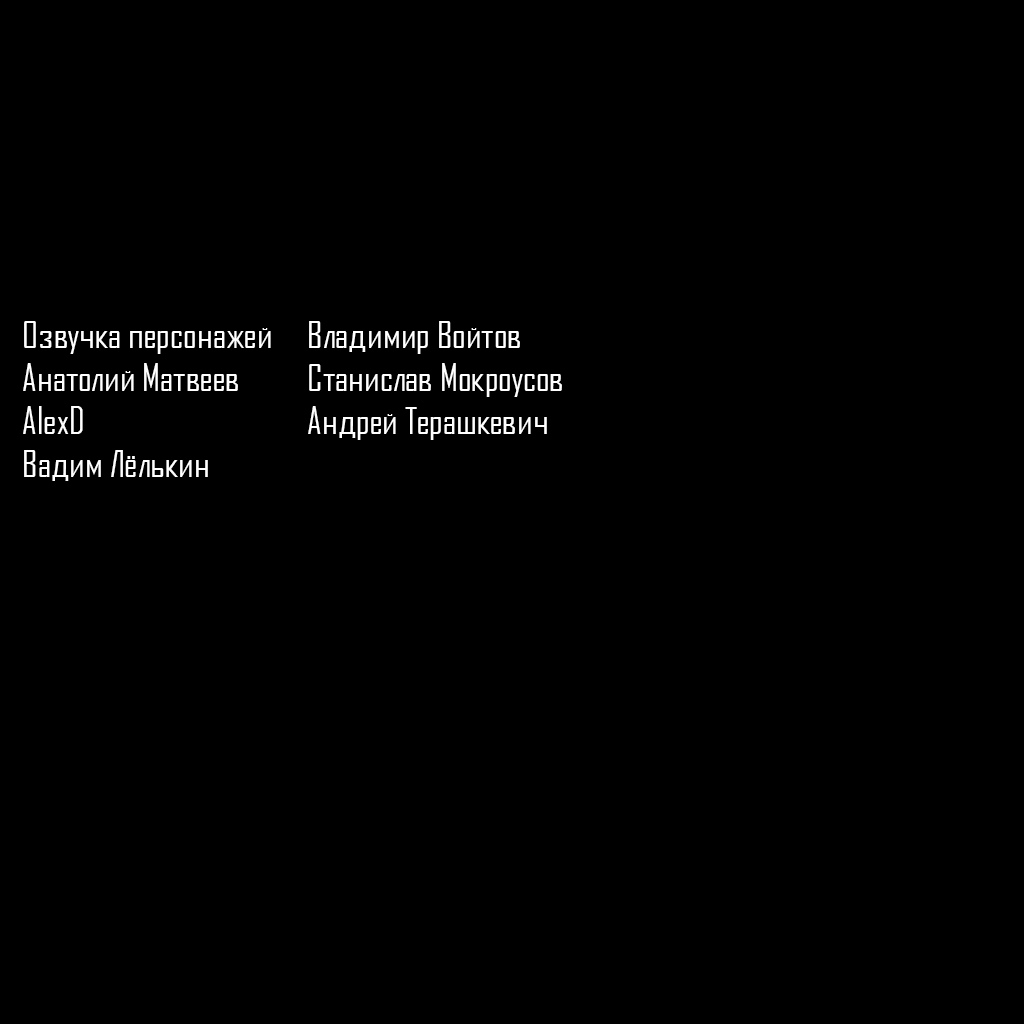
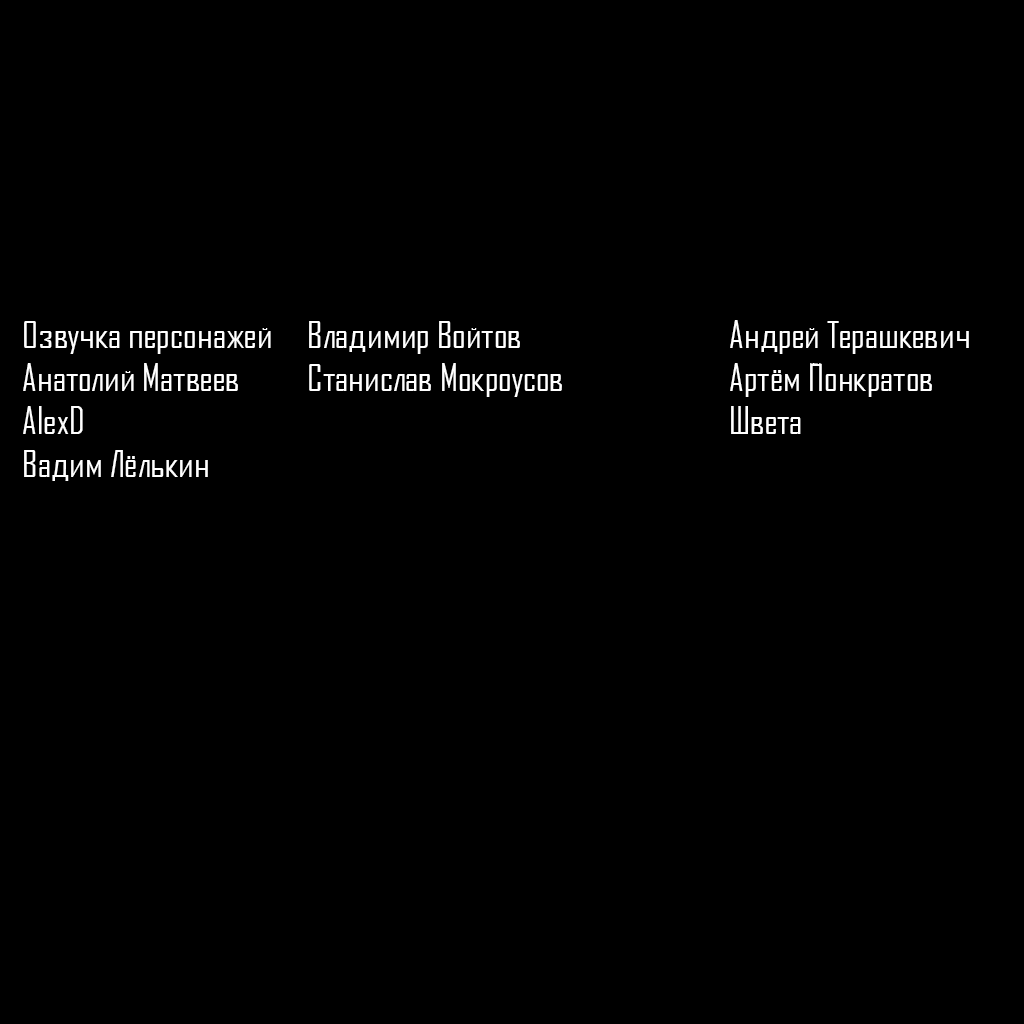
Comparing the layer stacks of the two (1024, 1024) images. Changes:
added layer "Андрей Терашкевич Артём Понкратов Швета" above "Владимир Войтов Станислав Мокроусов" over left=730, top=320, right=969, bottom=434
renamed "Владимир Войтов Станислав Мокроусов Андрей Терашкевич" to "Владимир Войтов Станислав Мокроусов", painted on it over left=308, top=406, right=547, bottom=440
